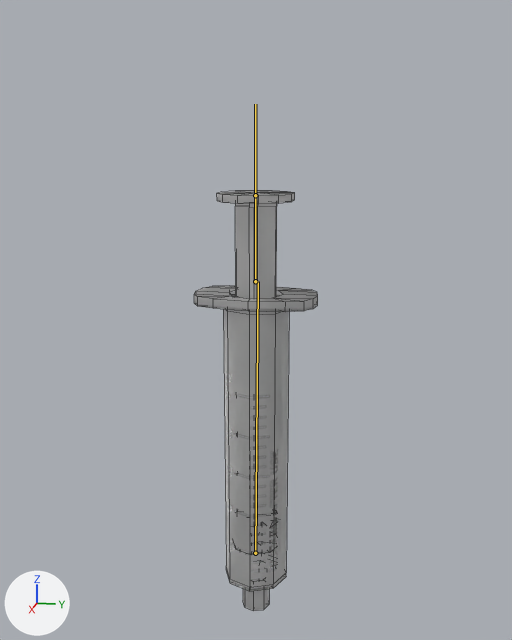
Renders of the FBX model care-up/Assets/Resources_moved/Models/syringe_rigged.fbx from each side of a commit.
Rendered twice from a 50 mm camera at (0.1811, 0.0362, 0.0933) aimed at (-0.0017, -0.0003, 0.0476). Every picture has the same lights, and +X, +Y and +Z are marked at lower left. The bones that bend it are drawn over the model as lines. Mesh edges are drawn as thin lines.

In view in the first picture: 'syringeBarrel', 'syringePlunger'.
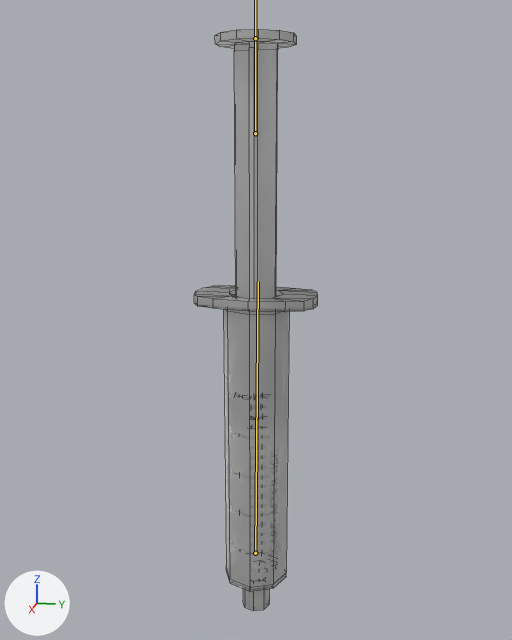
The newer file adds an action. The first version stands in its rest pose; the second is drawn at frame 2451 of the action 'Armature|6000_Syringe_InsertInfusion_SQ_L_Lib.003'.

What changed in the scene script:
```text
Change bone_bone_001:
    where bone_bone_001 = bpy.data.objects['Armature'].pose.bones['Bone.001']  # child of 'Bone'
    bone_bone_001.location: (0.0, 0.0, 0.0) -> (0.0, 0.0378, 0.0)
```

Location of each change, [x1, y1, x2, y2] in pixels of the pictures (512 x 640 px):
'syringePlunger', posed (10% taller): before [217, 191, 295, 527]; after [215, 29, 297, 399]
bone 'Bone.001', root to tip: before (255, 281) to (255, 195); after (255, 133) to (255, 38)
